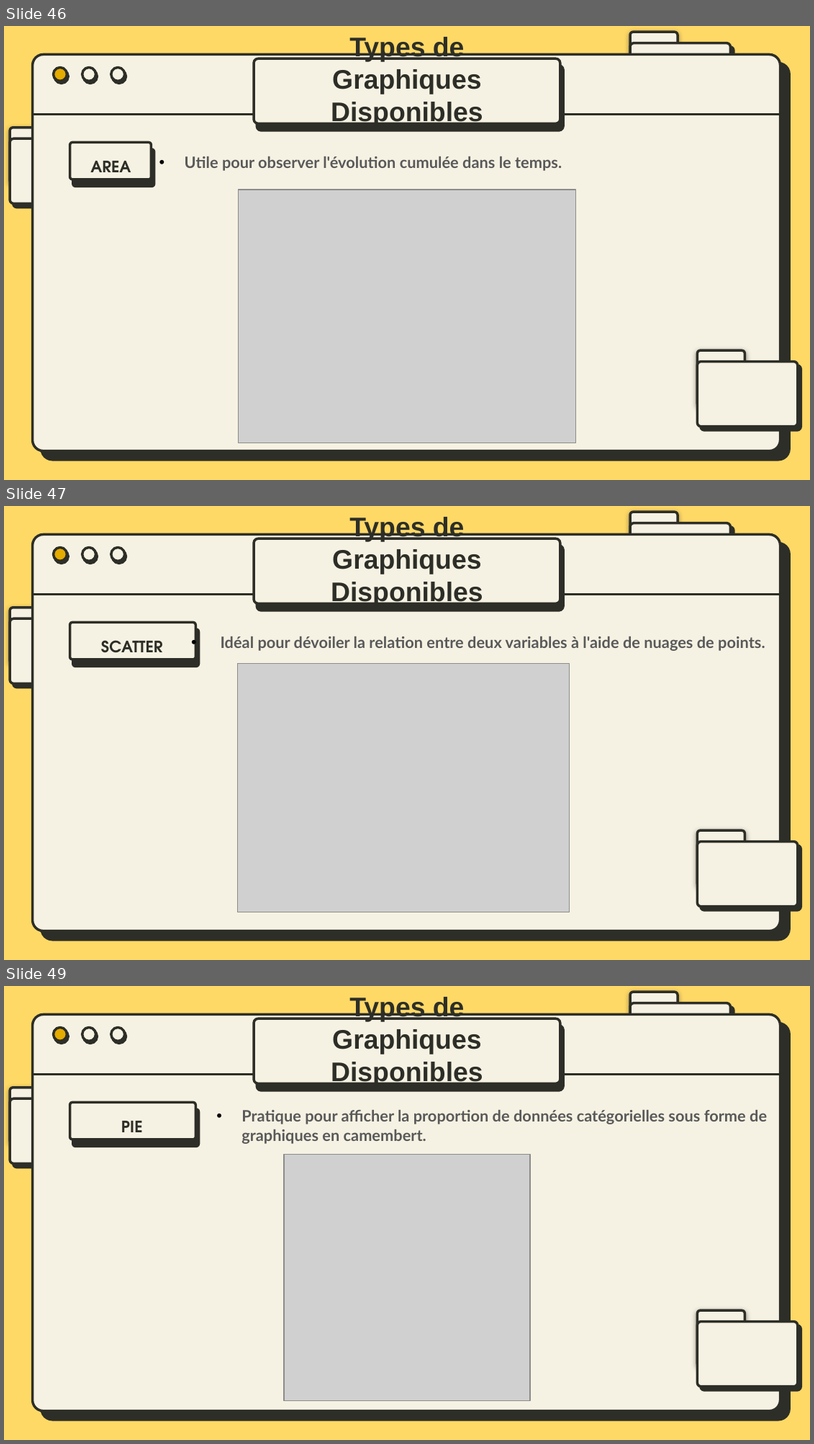
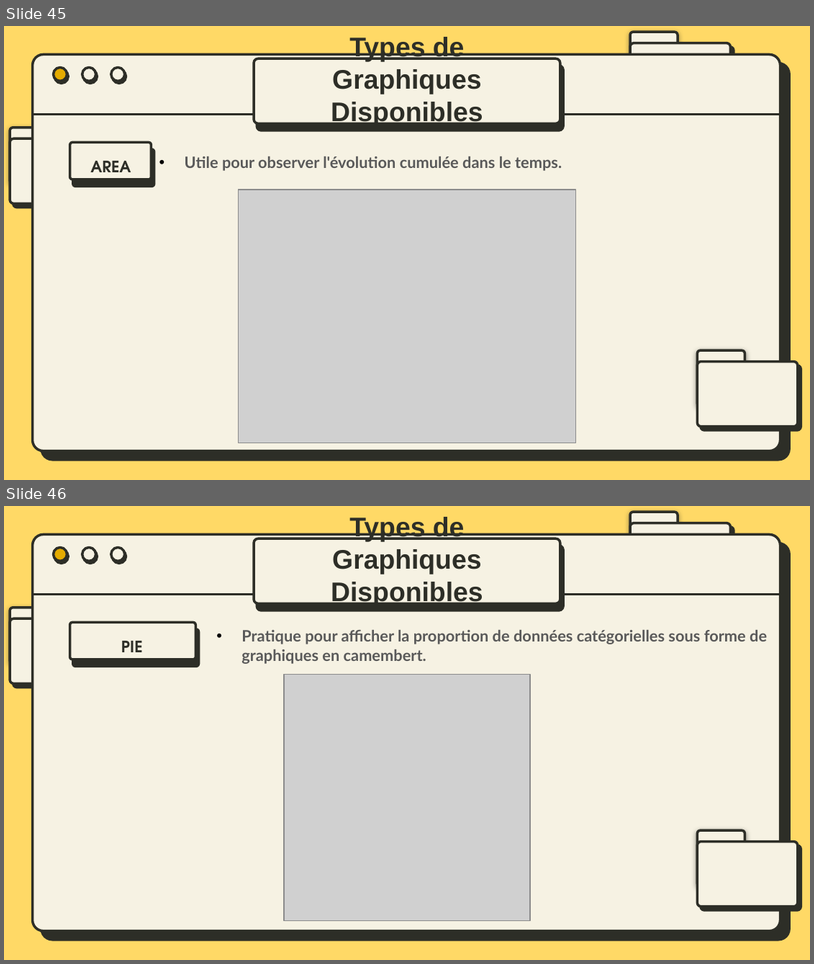
Before and after one commit to bydevmar/Master_MASD_FPO, a slide deck: SEMESTER 1/Modélisation avec Python/M- Pandas/Presentation/Pandas.pptx. Shown one above the other, each under a label of ours: slides 46, 47 and 49 before the commit, slides 45 and 46 after it; the slides between them are not shown. The pictures are 814x1444 and 814x964 pixels, drawn with LibreOffice and Linux fonts; fonts in the diff are those of the drawing; grey boxes stand for pictures. Boxes give left, top, right and bottom in pixels: in the first picture for what was removed or moved away, otherwise in the second. Text is boxed around its words. In the diff, an @@ line names an element or a change of style, - is before the commit and + after.

```diff
--- a/SEMESTER 1/Modélisation avec Python/M- Pandas/Presentation/Pandas.pptx
+++ b/SEMESTER 1/Modélisation avec Python/M- Pandas/Presentation/Pandas.pptx
@@ slide 47 removed at [4, 506, 810, 960], background #FFD966; not listed: 11 template elements that a slide beside it also shows @@
@@ text removed at [331, 517, 483, 607] @@
-Types de Graphiques Disponibles
@@ rounded rectangle removed at [254, 538, 561, 602] @@
@@ rounded rectangle removed at [70, 622, 196, 659] @@
@@ text removed at [101, 640, 163, 659] @@
-SCATTER
@@ text removed at [221, 636, 765, 651] @@
-    • Idéal pour dévoiler la relation entre deux variables à l'aide de nuages de points.
@@ picture removed at [238, 663, 569, 911] @@
@@ what was slide 46 is now slide 45 @@
@@ what was slide 49 is now slide 46 @@
```
Also in this commit, not shown: 1 slide changed, 2 other slides removed, 3 other files.
